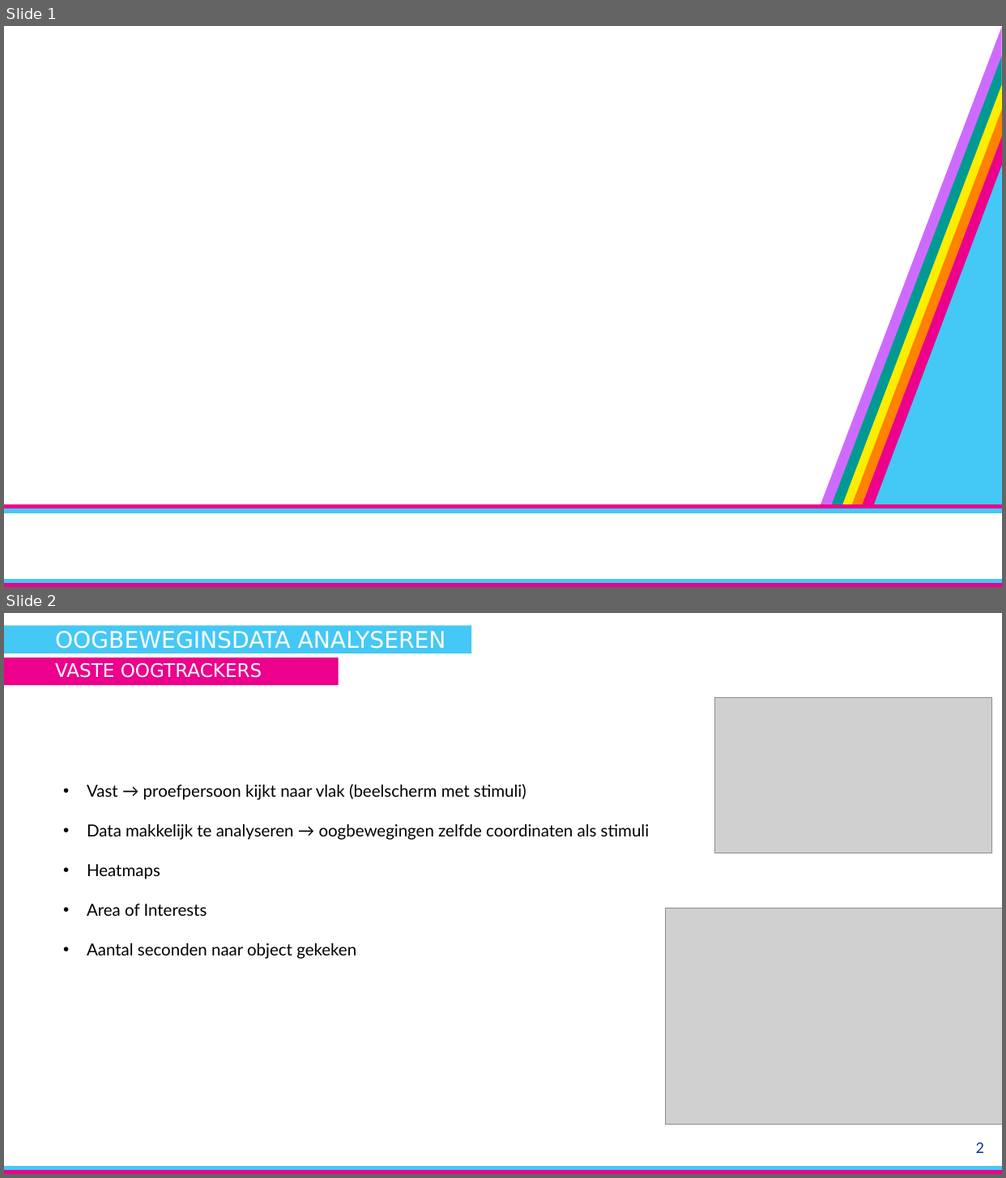
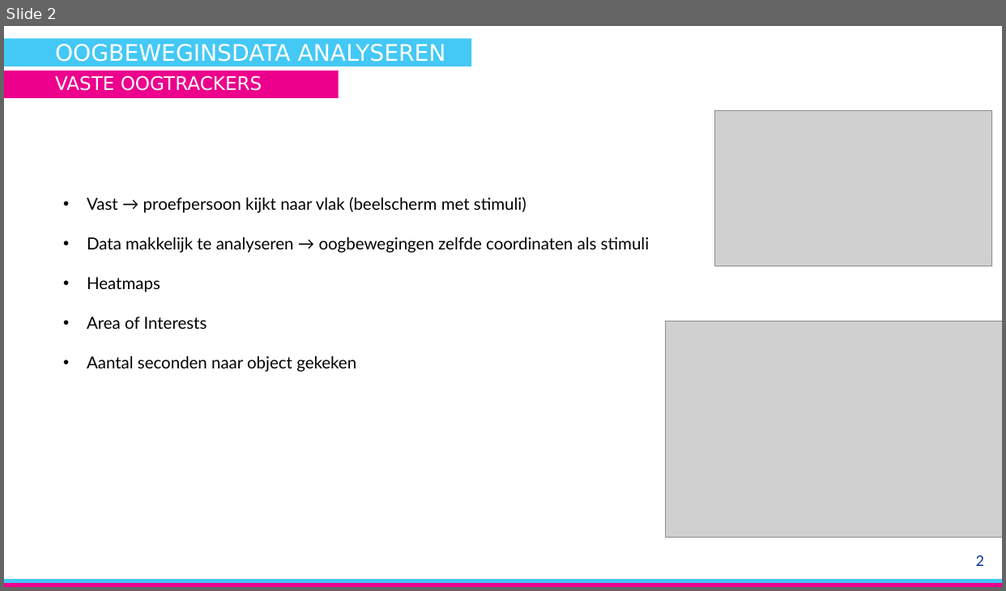
Before and after one commit to Tuur123/StageHITlab, a slide deck: SamplePresentation.pptx. Shown one above the other, each under a label of ours: slides 1 and 2 before the commit, slide 2 after it. The pictures are 1006x1178 and 1006x591 pixels, drawn with LibreOffice and Linux fonts; fonts in the diff are those of the drawing; grey boxes stand for pictures; background and template pictures are left out. Boxes give left, top, right and bottom in pixels: in the first picture for what was removed or moved away, otherwise in the second. Text is boxed around its words. In the diff, an @@ line names an element or a change of style, - is before the commit and + after.

```diff
--- a/SamplePresentation.pptx
+++ b/SamplePresentation.pptx
@@ slide 1 removed at (4,26,1002,587), background picture (left out); not listed: 2 template elements that a slide beside it also shows @@
@@ group removed at (820,27,1002,506): 6 freeform shapes @@
@@ rectangle removed at (4,509,1002,513) @@
@@ rectangle removed at (4,506,1002,509) @@
```
Also in this commit, not shown: 1 slide added, 7 other files.
